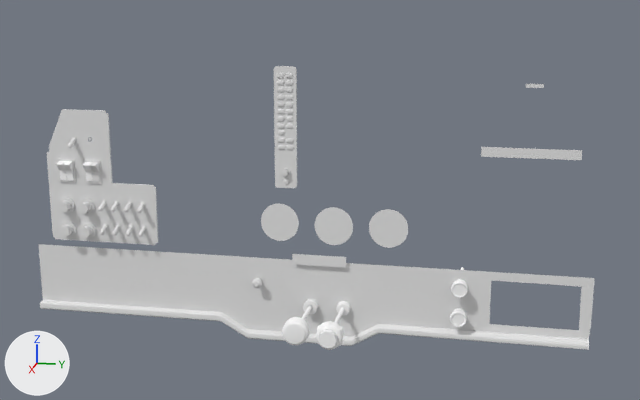
Before and after pictures for a commit that changed the Blender file dev/blender/fg1000.blend.
Rendered twice from a camera (50 mm lens) standing at (1.0, 0.308, 0.276) and looking at (-0.402, 0.028, -0.074). Arrows for +X, +Y and +Z are at lower left; the lights stay in place.

Names of what the first picture shows: 'Mixture-fg1000', 'Panel', 'Throttle-fg1000', 'ThrottleMount-fg1000', 'glass_panel-fg1000', 'panel', 'panel_1_1-fg1000'.
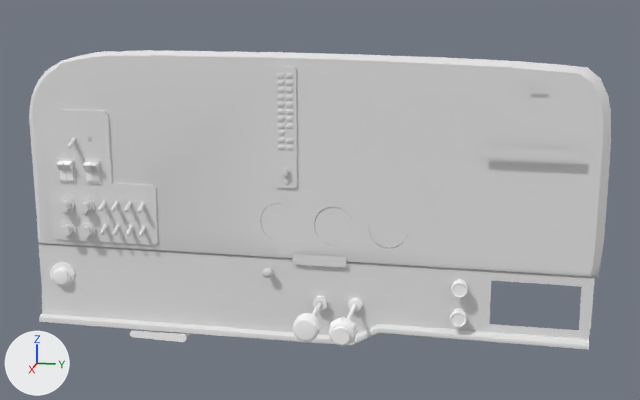
Commit message: Lower panel size change

Location of each change, [x1, y1, x2, y2] in pixels of the pictures (640 x 400 px):
'panel_1_glass', shown: after [29, 50, 611, 278]
'Mixture-fg1000', moved: before [316, 308, 344, 350]; after [329, 304, 357, 347]
'Throttle-fg1000', moved: before [282, 305, 312, 345]; after [293, 302, 322, 342]
'magsw', added: after [50, 262, 75, 287]
'ParkingBrake-fg1000', added: after [130, 330, 190, 342]
'ThrottleMount-fg1000', mesh moved: before [303, 299, 318, 314]; after [313, 296, 328, 311]
part 2 of me_plane_096, cut back: before [40, 300, 350, 346]; after [39, 300, 350, 346]

The change, as a diff of the scene's bpy script:
```diff
--- a/dev/blender/fg1000.blend.py
+++ b/dev/blender/fg1000.blend.py
@@ me_cylinder_026 @@
 me_cylinder_026.from_pydata(...)  # 378 vertices, 396 faces; spans x -0.3671..-0.2278, y 0.0703..0.1116, z -0.2524..-0.2076
+# me_cylinder_026 part 1: the whole mesh is moved by (0.2974, -0.0909, 0.23)
 me_cylinder_026.materials.append(mat_metals_plastic)
@@ me_plane_096 @@
-me_plane_096.from_pydata(...)  # 236 vertices, 204 faces; spans x -0.369..-0.358, y -0.469..0.469, z -0.346..-0.203
+me_plane_096.from_pydata(...)  # 212 vertices, 178 faces; spans x -0.379..-0.352, y -0.471..0.469, z -0.347..-0.203
+# me_plane_096 part 2
+# 39 vertices are removed from x -0.369..-0.358, y -0.469..-0.087, z -0.346..-0.313
+# 47 faces are deleted
+# 5 vertices in x -0.364..-0.358, y -0.14..-0.134, z -0.312..-0.305 move by (0.0, 0.0, -0.026)
+# 4 vertices in x -0.369..-0.358, y -0.092, z -0.338..-0.33 move by (0.0, 0.0, -0.001)
+# 4 vertices in x -0.364..-0.358, y -0.469, z -0.317..-0.306 move by (0.006, 0.0, -0.024)
+# 4 vertices in x -0.369..-0.361, y -0.138..-0.136, z -0.306..-0.305 move by (-0.001, 0.0, -0.026)
+# 3 vertices in x -0.359..-0.358, y -0.138..-0.136, z -0.312..-0.307 move by (0.0, 0.0, -0.027)
+# 18 vertices move from x -0.369..-0.358, y -0.469..-0.087, z -0.343..-0.304 to x -0.379..-0.353, y -0.471..-0.086, z -0.343..-0.33
+# 15 vertices are added at x -0.379..-0.356, y -0.469..-0.088, z -0.347..-0.335
+# 21 new faces join them
 me_plane_096.materials.append(mat_glass_panel_lower)
@@ me_cylinder_024 @@
 me_cylinder_024.from_pydata(...)  # 354 vertices, 384 faces; spans x -0.3601..-0.2312, y -0.0199..0.0213, z -0.2506..-0.2094
+# me_cylinder_024 part 3: the whole mesh is moved by (0.2957, -0.0007, 0.23)
 me_cylinder_024.materials.append(mat_metals_plastic)
@@ me_cylinder_023 @@
 me_cylinder_023.from_pydata(...)  # 175 vertices, 204 faces; spans x -0.3705..-0.3578, y -0.0115..0.0133, z -0.2416..-0.2184
+# me_cylinder_023 part 4: the whole mesh is moved by (0.3641, -0.0009, 0.23)
 me_cylinder_023.materials.append(mat_metals_plastic)
@@ ob_panel_1_glass @@
 ob_panel_1_glass.show_transparent = True
-ob_panel_1_glass.hide_viewport = True
@@ ob_mixture_fg1000 @@
 ob_mixture_fg1000 = bpy.data.objects.new('Mixture-fg1000', me_cylinder_026)
-ob_mixture_fg1000.location = (-0.002, -0.017, -0.018)
+ob_mixture_fg1000.location = (-0.299, 0.094, -0.24)
 ob_mixture_fg1000.show_transparent = True
@@ ob_throttle_fg1000 @@
 ob_throttle_fg1000 = bpy.data.objects.new('Throttle-fg1000', me_cylinder_024)
-ob_throttle_fg1000.location = (-0.011, 0.019, -0.018)
+ob_throttle_fg1000.location = (-0.307, 0.036, -0.24)
 ob_throttle_fg1000.show_transparent = True
@@ ob_parkingbrake_fg1000 @@
+ob_parkingbrake_fg1000 = bpy.data.objects.new('ParkingBrake-fg1000', me_cylinder_004)  # 129 vertices, 128 faces; spans x -0.562..-0.355, y -0.301..-0.197, z -0.34..-0.325; in mat_metals_plastic_001 (its picture is missing)
+ob_parkingbrake_fg1000.location = (0.0, 0.0, 0.013)
@@ ob_magsw @@
+ob_magsw = bpy.data.objects.new('magsw', me_magsw)  # 249 vertices, 408 faces; spans x -0.0002..0.011, y -0.0238..0.0242, z -0.0204..0.0243; in mat_ac3dmat1 (its picture is missing)
+ob_magsw.location = (-0.369, -0.427, -0.225)
```
